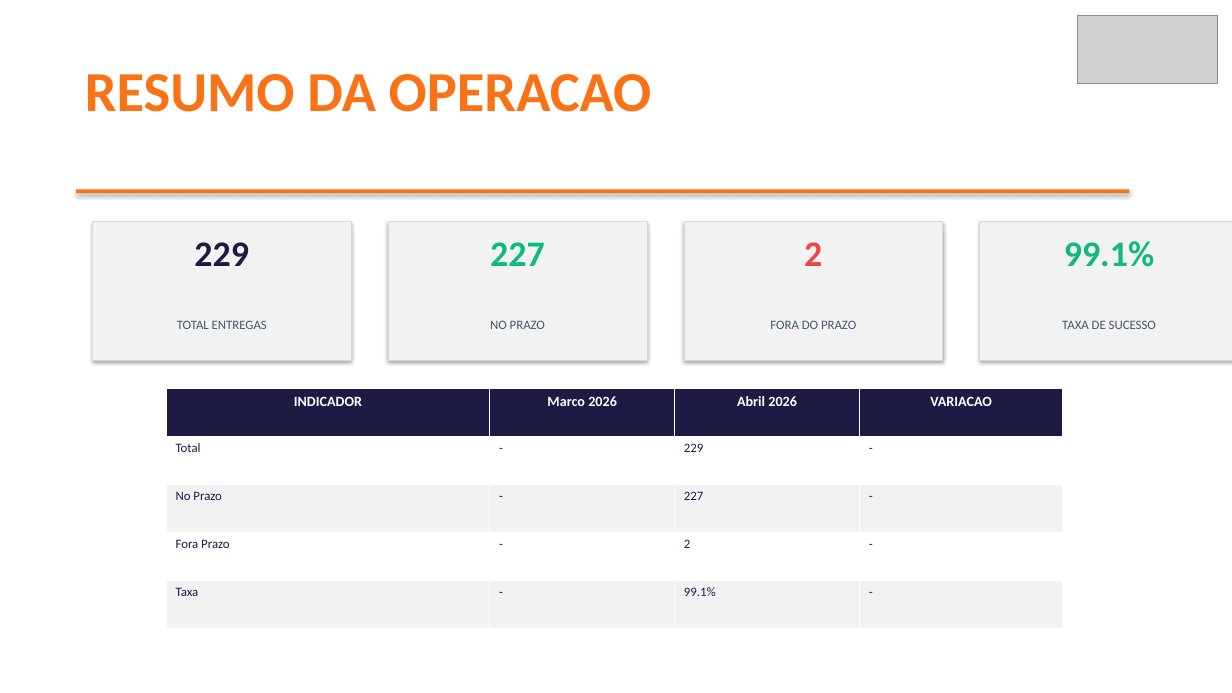
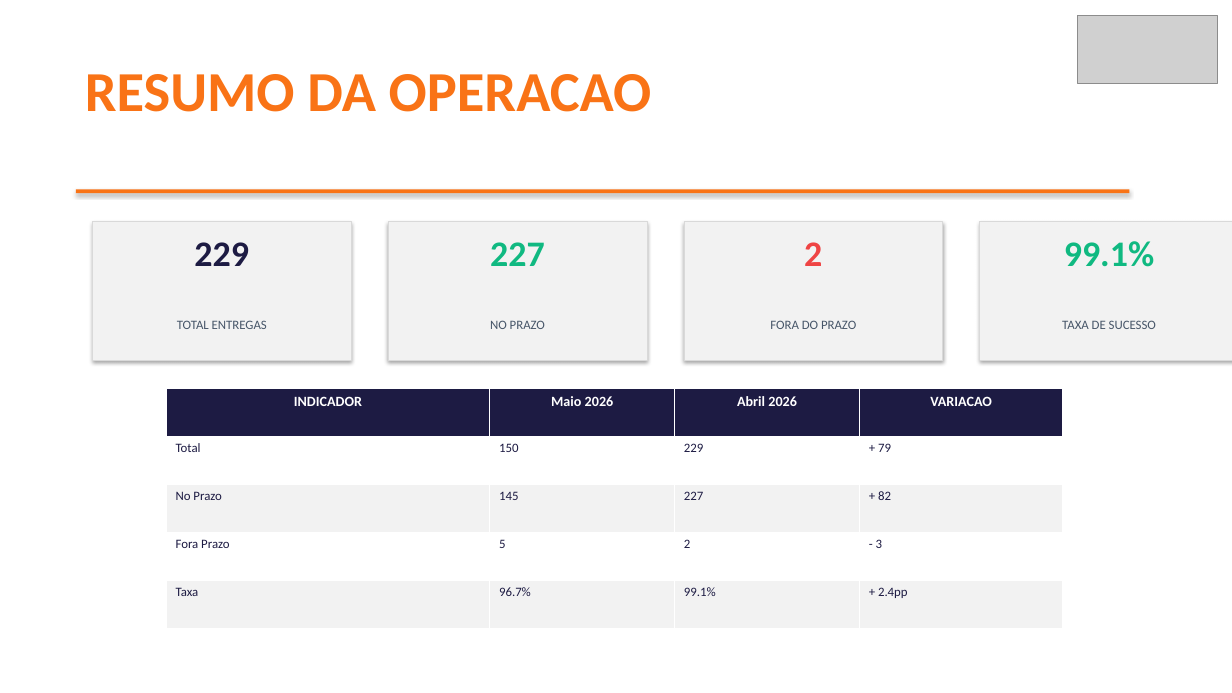
Before and after one commit to brendaelicia-sketch/PortoEX, a slide deck: slide 2 of PEX_LOGISTICA_INTEGRADA_LTDA.pptx. Drawn at 1232x693 pixels with LibreOffice and Linux fonts; fonts in the diff are those of the drawing; grey boxes stand for pictures. Boxes give left, top, right and bottom in pixels: in the first picture for what was removed or moved away, otherwise in the second. Text is boxed around its words. In the diff, an @@ line names an element or a change of style, - is before the commit and + after.

```diff
--- a/PEX_LOGISTICA_INTEGRADA_LTDA.pptx
+++ b/PEX_LOGISTICA_INTEGRADA_LTDA.pptx
@@ table at [166, 388, 1063, 628] @@
-row 1, column 2: Marco 2026
+row 1, column 2: Maio 2026
-row 2, column 2: -
+row 2, column 2: 150
-row 2, column 4: -
+row 2, column 4: + 79
-row 3, column 2: -
+row 3, column 2: 145
-row 3, column 4: -
+row 3, column 4: + 82
-row 4, column 2: -
+row 4, column 2: 5
-row 4, column 4: -
+row 4, column 4: - 3
-row 5, column 2: -
+row 5, column 2: 96.7%
-row 5, column 4: -
+row 5, column 4: + 2.4pp
```
Also in this commit, not shown: 1 other slide changed, 20 other files.
